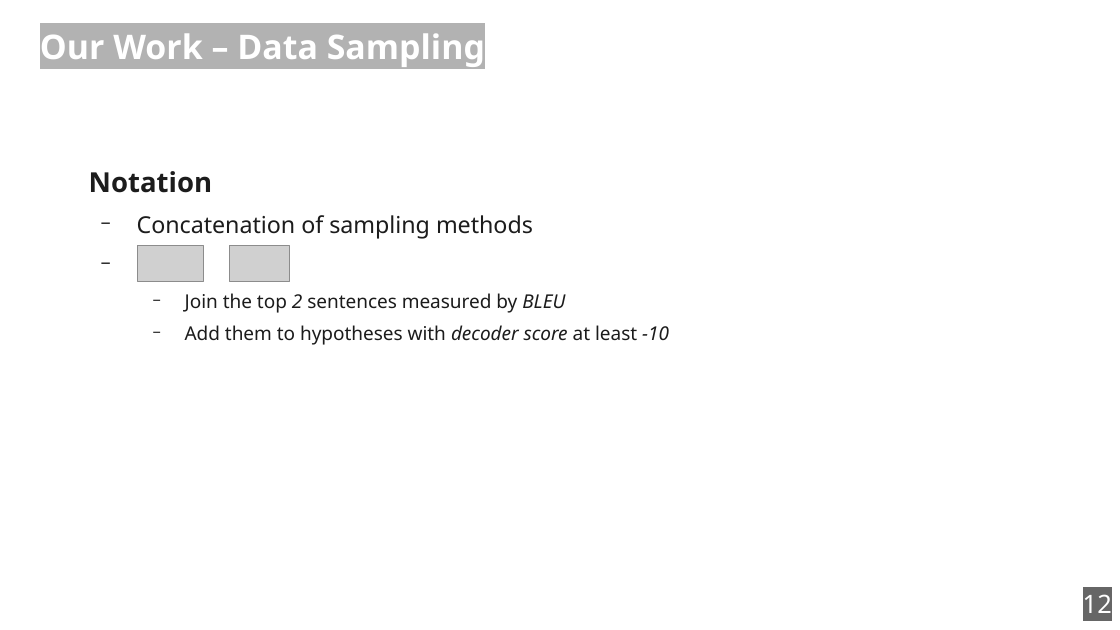
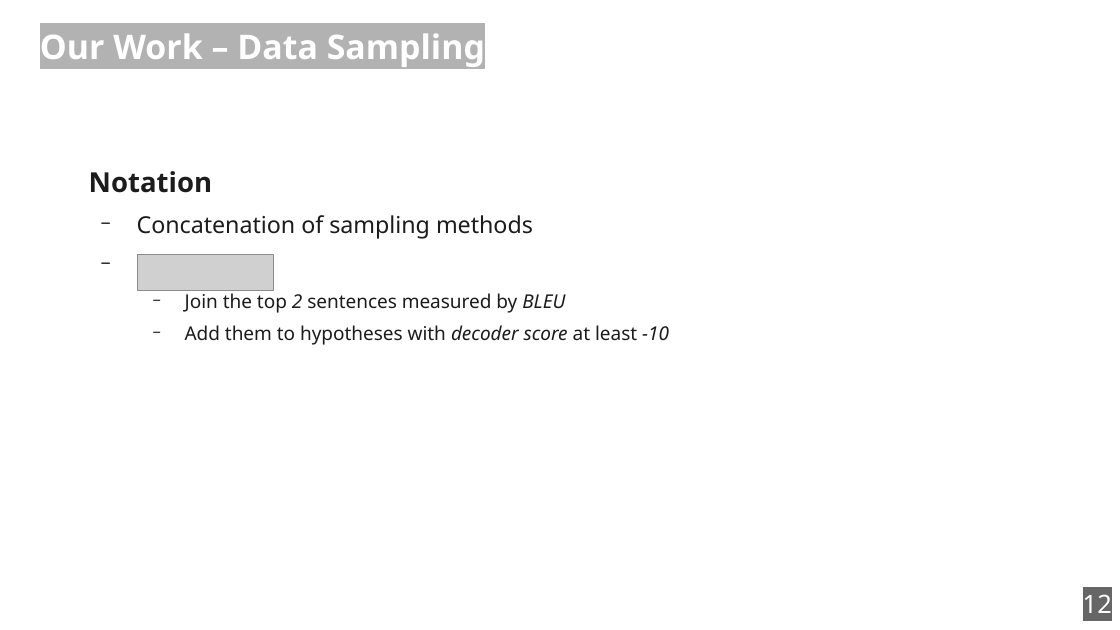
Before and after one commit to zouharvi/reference-mt-distill, a slide deck: slide 12 of meta/naacl_presentation.odp. Drawn at 1120x630 pixels with LibreOffice and Linux fonts; fonts in the diff are those of the drawing; grey boxes stand for pictures; background and template pictures are left out. Boxes give left, top, right and bottom in pixels: in the first picture for what was removed or moved away, otherwise in the second. Text is boxed around its words. In the diff, an @@ line names an element or a change of style, - is before the commit and + after.

```diff
--- a/meta/naacl_presentation.odp
+++ b/meta/naacl_presentation.odp
@@ text at bbox=[89, 171, 669, 345]: paragraph removed @@
-  − +
@@ picture: place and size @@
-picture at bbox=[138, 246, 203, 282]
+picture at bbox=[138, 255, 274, 291]
@@ picture removed at bbox=[230, 246, 291, 282] @@
```
Also in this commit, not shown: 10 other slides changed, 1 slide added, 1 slide removed.
